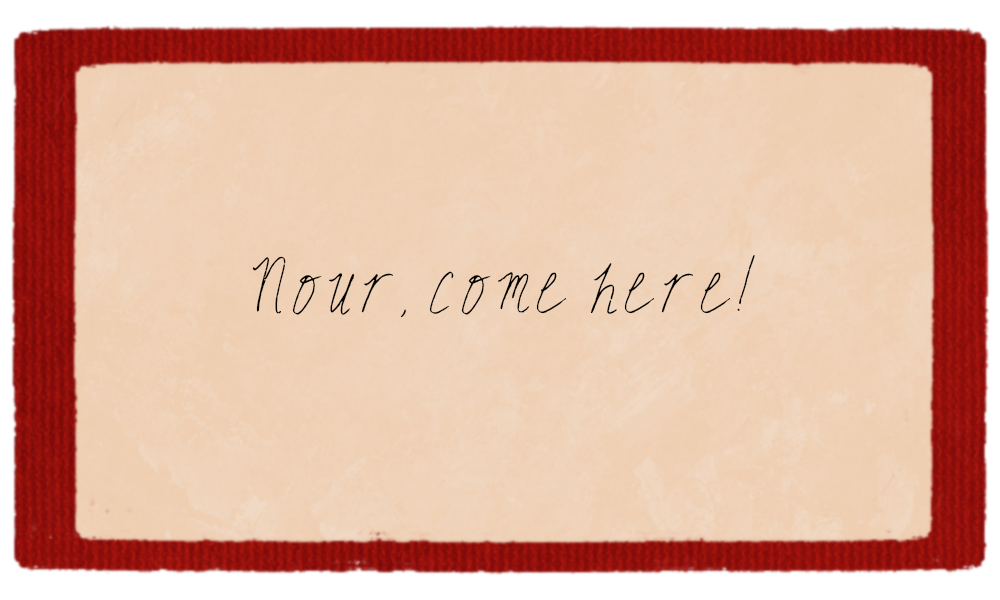
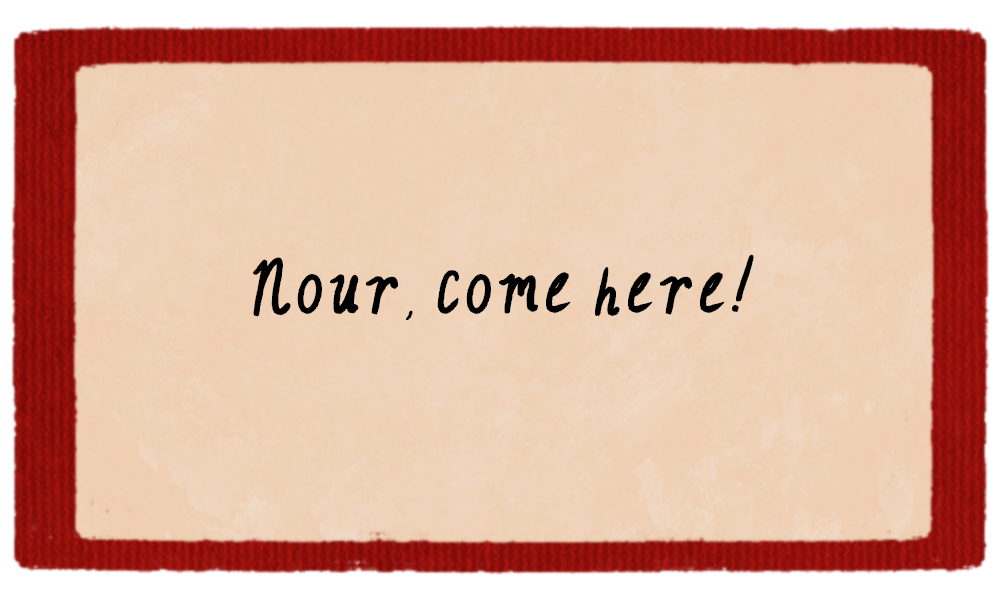
Layer changes from the first 1000 × 600 image to the second:
painted on "Nour, come here!" over [252, 254, 755, 320]
